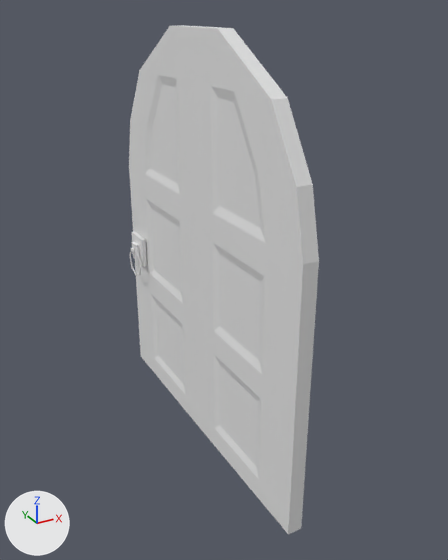
An edit to the FBX model CastleGame/Assets/Models/Tile_1 (Tavern)/Tavern Door/Tavern Door.FBX, drawn before and after from the same camera.
Both versions are drawn from a camera (50 mm lens) standing at (-292.4, 251.9, 58.2) and looking at (-261.5, 307.9, 30.2). Lighting does not change. The marker at lower left points along +X, +Y and +Z. Where no turn or scale is listed for an object, it has been applied to the vertices.
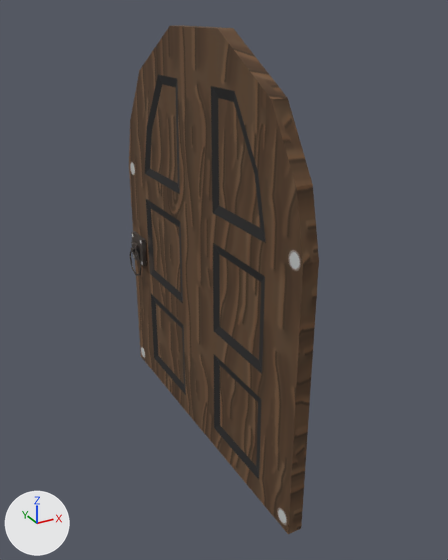
The newer file is also rescaled (x0.0893), turned or shifted as a whole; pictures and numbers use the older file's frame.

Where the change shows, as pixel boxes [x1, y1, x2, y2] in the pictures (448 x 560 px):
'Box058', recoloured (grey to brown)
    both: [129, 25, 319, 534]

What the commit changed:
Picture 'Tavern Door_DefaultMaterial_AlbedoTransparency.png' (img_tavern_door_defaultmaterial_albedotransparency_png) is new.
Material 'Material #26' (mat_material__26) is new.
Its texture is img_tavern_door_defaultmaterial_albedotransparency_png.
Its roughness is 0.859.
me_mesh has 199 vertices, 388 faces and spans x -0.7..2.4, y -20.0..20.0, z 0.0..47.4.
me_mesh now uses material mat_material__26 (picture img_tavern_door_defaultmaterial_albedotransparency_png).
